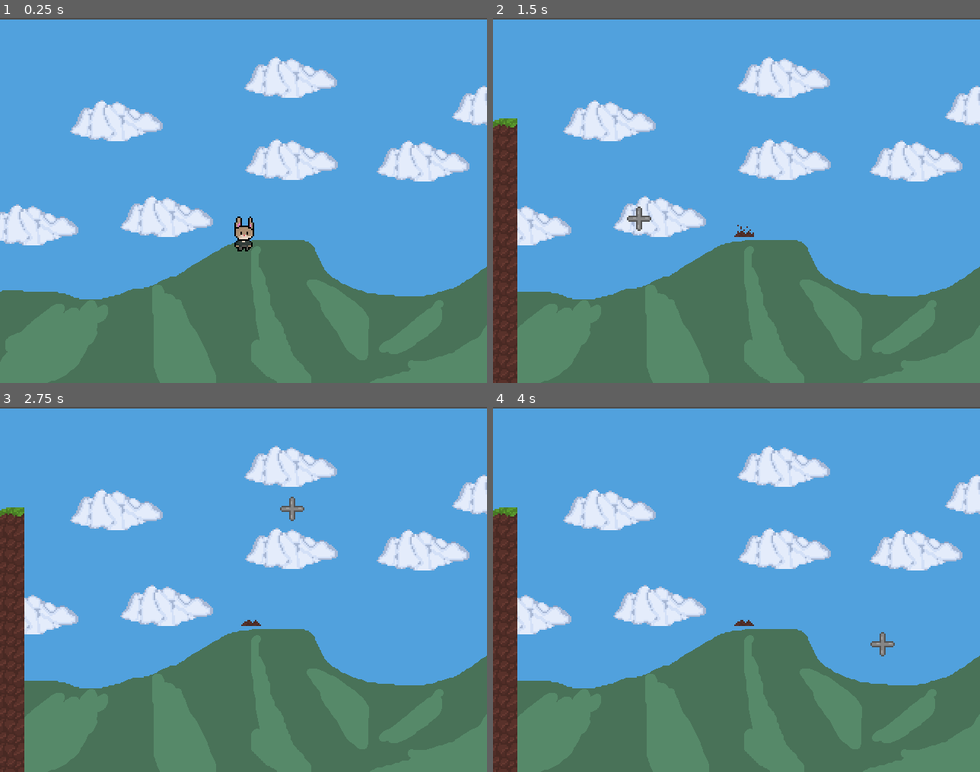
Above: before the commit, frames 1-4 (two rows, left to right).
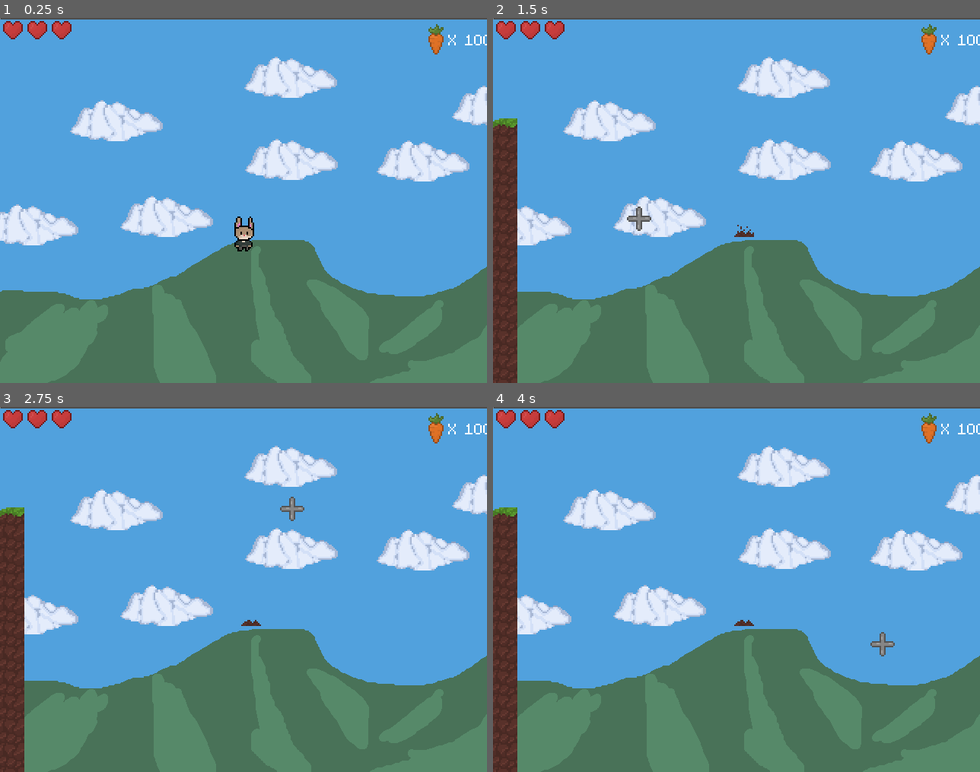
Above: after the commit, the same moments.

Repository: PonderSlime/Warrenguard
Game: Godot game, scene res://Scenes/Test/test_scene_1.tscn
The game is run twice, just before and just after one commit, with the same random seed, the same clock (stepped at 60 frames per second) and the same inputs. The project has no main scene, so this scene is started directly.
Inputs (mouse positions are in pixels of both pictures, inside the frame that each line leads up to):
- Up to frame 1 (0.25 s): no input
- Up to frame 2 (1.5 s): tap Enter (ui_accept) at 0.5 s; move the mouse to (843, 182) at 0.52 s; hold D (move_right) 0.53-1.28 s; tap S (burrow) at 0.6 s; click (843, 182) at 0.67 s; tap Space (jump) at 0.77 s; move the mouse to (639, 218) at 1.27 s; hold A (move_left) from 1.28 s (still down); tap F at 1.35 s
- Up to frame 3 (2.75 s): tap Space (jump) at 1.52 s; tap Enter (ui_accept) at 2 s; move the mouse to (292, 509) at 2.02 s; release A (move_left) at 2.03 s; hold D (move_right) from 2.03 s (still down); tap S (burrow) at 2.1 s
- Up to frame 4 (4 s): tap Enter (ui_accept) at 2.75, 3.5 s; move the mouse to (712, 662) at 2.77 s; release D (move_right) at 2.78 s; hold W 2.78-3.53 s; tap F at 2.85 s; click (712, 662) at 2.92 s; tap Space (jump) at 3.02, 3.77 s; move the mouse to (882, 644) at 3.52 s; hold A (move_left) from 3.53 s (still down); tap S (burrow) at 3.6 s

The runs differ from the first frame. In frame 1, 0.7% of the frame differs, in the area x 0-100%, y 0-10%; in frame 2, 0.7%; in frame 3, 0.7%; in frame 4, 0.7%.

Commit message:
Basic UI added

Diff:
--- a/Global.gd
+++ b/Global.gd
@@ -1,7 +1,7 @@
 extends Node
 
 var player_health : int = 100
-var carrots : int = 0
+var carrots : int = 100
 var current_scene = null
 
 func _ready():
--- a/Prepped Assets/Characters/player.tscn
+++ b/Prepped Assets/Characters/player.tscn
@@ -1,8 +1,9 @@
-[gd_scene load_steps=33 format=3 uid="uid://q01o7rogtouc"]
+[gd_scene load_steps=34 format=3 uid="uid://q01o7rogtouc"]
 
 [ext_resource type="Script" path="res://Prepped Assets/Characters/player.gd" id="1_6joar"]
 [ext_resource type="Texture2D" uid="uid://ch7orknpbswpb" path="res://Sprites/Player/SpriteSheet.png" id="1_osxjy"]
 [ext_resource type="PackedScene" uid="uid://jeg576y3uga7" path="res://Prepped Assets/Characters/exit_burrow_loc.tscn" id="3_e5wjs"]
+[ext_resource type="PackedScene" uid="uid://bd8v4t8j3r4us" path="res://Prepped Assets/UI/hud.tscn" id="4_8mjqa"]
 
 [sub_resource type="RectangleShape2D" id="RectangleShape2D_wd1cf"]
 size = Vector2(16, 24)
@@ -248,5 +249,7 @@
 [node name="ExitBurrowLoc" parent="." instance=ExtResource("3_e5wjs")]
 visible = false
 
+[node name="HUD" parent="." instance=ExtResource("4_8mjqa")]
+
 [connection signal="area_entered" from="ExitBurrowLoc" to="Player" method="_on_exit_burrow_loc_area_entered"]
 [connection signal="area_exited" from="ExitBurrowLoc" to="Player" method="_on_exit_burrow_loc_area_exited"]
--- /dev/null
+++ b/Prepped Assets/UI/hud.gd
@@ -0,0 +1,14 @@
+extends CanvasLayer
+
+@onready var health_bar = $HealthBar
+@onready var carrot_counter = $CenterContainer/PanelContainer/VSeparator/CarrotCounter
+@onready var carrot = $CenterContainer/PanelContainer/VSeparator/Carrot
+# Called when the node enters the scene tree for the first time.
+func _ready():
+	pass # Replace with function body.
+
+
+# Called every frame. 'delta' is the elapsed time since the previous frame.
+func _process(delta):
+	health_bar.value = GlobalVariableLoader.player_health
+	carrot_counter.text = str(" X ", GlobalVariableLoader.carrots)
--- /dev/null
+++ b/Prepped Assets/UI/hud.tscn
@@ -0,0 +1,59 @@
+[gd_scene load_steps=7 format=3 uid="uid://bd8v4t8j3r4us"]
+
+[ext_resource type="Texture2D" uid="uid://bdp0kqhk63wo" path="res://Sprites/UI/Healthbar_Empty.png" id="1_77l2a"]
+[ext_resource type="Script" path="res://Prepped Assets/UI/hud.gd" id="1_c6a2n"]
+[ext_resource type="Texture2D" uid="uid://djhpnek3mgfy0" path="res://Sprites/UI/Healthbar_Full.png" id="2_2pk3g"]
+[ext_resource type="FontFile" uid="uid://bogvghvlaqn45" path="res://Fonts/m5x7.ttf" id="4_200pi"]
+[ext_resource type="Script" path="res://Prepped Assets/Items/carrot.gd" id="5_gs6vx"]
+[ext_resource type="Texture2D" uid="uid://covaadkcirfii" path="res://Sprites/Items/Carrot.png" id="6_4efan"]
+
+[node name="HUD" type="CanvasLayer"]
+script = ExtResource("1_c6a2n")
+
+[node name="HealthBar" type="TextureProgressBar" parent="."]
+texture_filter = 1
+offset_right = 96.0
+offset_bottom = 32.0
+nine_patch_stretch = true
+texture_under = ExtResource("1_77l2a")
+texture_progress = ExtResource("2_2pk3g")
+
+[node name="CenterContainer" type="CenterContainer" parent="."]
+anchors_preset = -1
+anchor_right = 1.0
+anchor_bottom = 1.0
+grow_horizontal = 0
+grow_vertical = 2
+use_top_left = true
+
+[node name="PanelContainer" type="PanelContainer" parent="CenterContainer"]
+layout_mode = 2
+
+[node name="VSeparator" type="VSeparator" parent="CenterContainer/PanelContainer"]
+layout_mode = 2
+theme_override_constants/separation = 4
+
+[node name="CarrotCounter" type="Label" parent="CenterContainer/PanelContainer/VSeparator"]
+texture_filter = 1
+layout_mode = 1
+anchors_preset = 1
+anchor_left = 1.0
+anchor_right = 1.0
+offset_left = 577.0
+offset_top = 16.0
+offset_right = 681.0
+offset_bottom = 57.0
+grow_horizontal = 0
+theme_override_fonts/font = ExtResource("4_200pi")
+theme_override_font_sizes/font_size = 32
+text = " X 4"
+
+[node name="Carrot" type="Node2D" parent="CenterContainer/PanelContainer/VSeparator"]
+script = ExtResource("5_gs6vx")
+
+[node name="Sprite2D" type="Sprite2D" parent="CenterContainer/PanelContainer/VSeparator/Carrot"]
+texture_filter = 1
+position = Vector2(575, 30)
+scale = Vector2(2, 2)
+texture = ExtResource("6_4efan")
+hframes = 26
Binary file added: Sprites/UI/Healthbar_Empty.png
Not shown, added: Sprites/UI/Healthbar_Empty.png.import
Binary file added: Sprites/UI/Healthbar_Full.png
Not shown, added: Sprites/UI/Healthbar_Full.png.import
Binary file added: Sprites/UI/Heart_Empty.ase
Binary file added: Sprites/UI/Heart_Empty.png
Not shown, added: Sprites/UI/Heart_Empty.png.import
Binary file added: Sprites/UI/Heart_Full.ase
Binary file added: Sprites/UI/Heart_Full.png
Not shown, added: Sprites/UI/Heart_Full.png.import
Not shown, added: Sprites/UI/Healthbar_Empty.xcf
Not shown, added: Sprites/UI/Healthbar_Full.xcf
